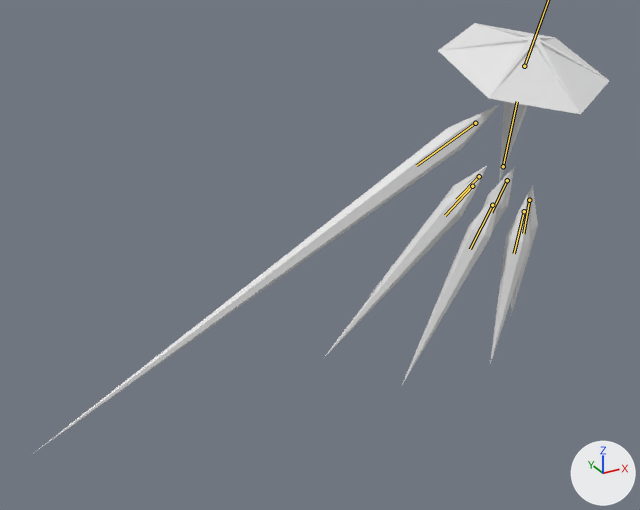
A saved change to the glTF model glb_imports/Clarity.glb.
Both versions are drawn from a camera (50 mm lens) standing at (-47.0, -54.2, 27.3) and looking at (-16.1, 1.9, -0.8). Lighting does not change. The marker at lower right points along +X, +Y and +Z. The picture after the commit comes second. Both versions are drawn at frame 0 of the action 'DoubleSliceLeftDelayed'; the numbers are the values there. The bones that bend it are drawn over the model as lines.

In view in the first picture: 'Arm', 'BackRight', 'Center', 'FrontRight', 'Hat', 'MiddleRight' and 3 more.
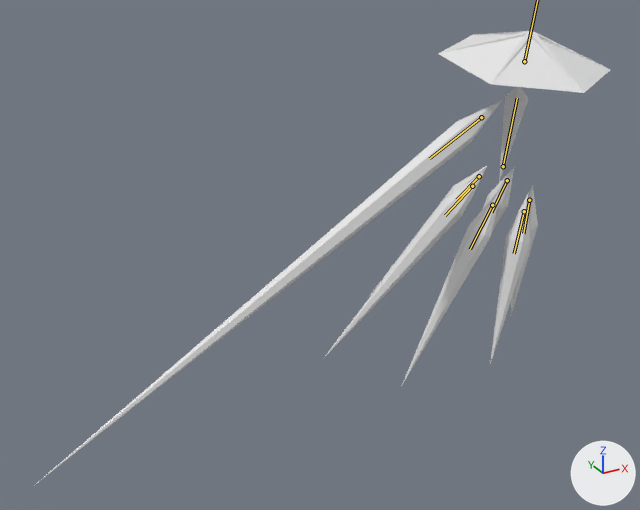
Changed parts and their boxes [x1, y1, x2, y2] in the pictures (640 x 510 px):
'Arm', posed (10% taller)
    before: [34, 105, 499, 453]
    after: [36, 100, 502, 484]
'Hat', posed (32% shorter)
    before: [438, 23, 609, 114]
    after: [438, 31, 611, 93]
'Center', posed
    before: [499, 101, 528, 182]
    after: [499, 87, 529, 182]
bone 'Center', root to tip
    before: (503, 166) to (517, 101)
    after: (503, 166) to (517, 98)

The change in detail:
Bone 'Center' (bone_center) turns from (10, 0, 0) to (3, 9, -6) degrees about its own x, y and z.
Bone 'Hat' (bone_hat) turns from (10, 0, 0) to (5, -10, 6) degrees about its own x, y and z.
